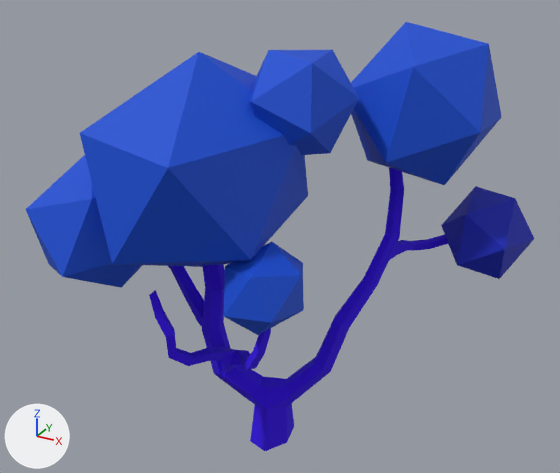
Before and after pictures for a commit that changed the OBJ model assets/tree_lowpoly.obj.
One viewpoint serves both versions: a 50 mm camera at (0.812, -1.431, 1.254) aimed at (-0.044, 0.126, 0.476). The axes (+X, +Y, +Z) are drawn at lower left. The lights are the same throughout. Where no turn or scale is listed for an object, it has been applied to the vertices.

Names of what the first picture shows: 'Tree_lp_11_Untitled'.
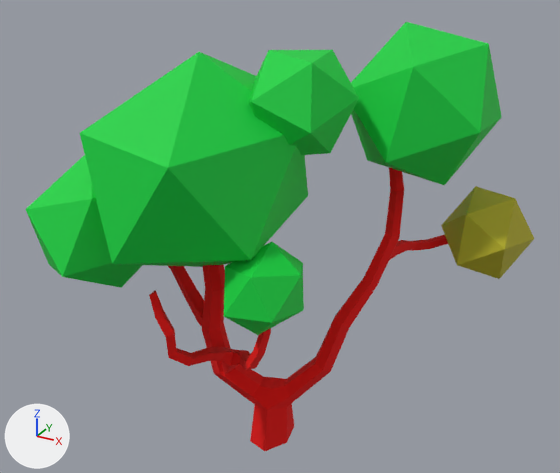
The newer file is also turned or shifted as a whole; pictures and numbers use the older file's frame.

What differs and where, as boxes [x1, y1, x2, y2] in the pictures (560 x 473 px):
```json
{"object": "Tree_lp_11_Untitled", "change": "recoloured", "before": [25, 22, 534, 451], "after": [25, 22, 534, 451], "on screen": "blue to green"}
```

Edits to the scene script, one JSON object a line:
```json
{"op": "set", "path": "mat_leaves.base_color", "old": "(0.0, 0.071, 0.64)", "new": "(0.0, 0.64, 0.0497)", "note": "blue #004bd1 -> green #00d13f"}
{"op": "set", "path": "mat_trunk.base_color", "old": "(0.0332, 0.0, 0.8)", "new": "(0.8, 0.00138, 0.0)", "note": "blue #3300e7 -> red #e70500"}
{"op": "set", "path": "mat_sideleaf.base_color", "old": "(0.0, 0.0124, 0.474)", "new": "(0.474, 0.429, 0.0132)", "note": "blue #001db7 -> yellow #b7af1e"}
```
